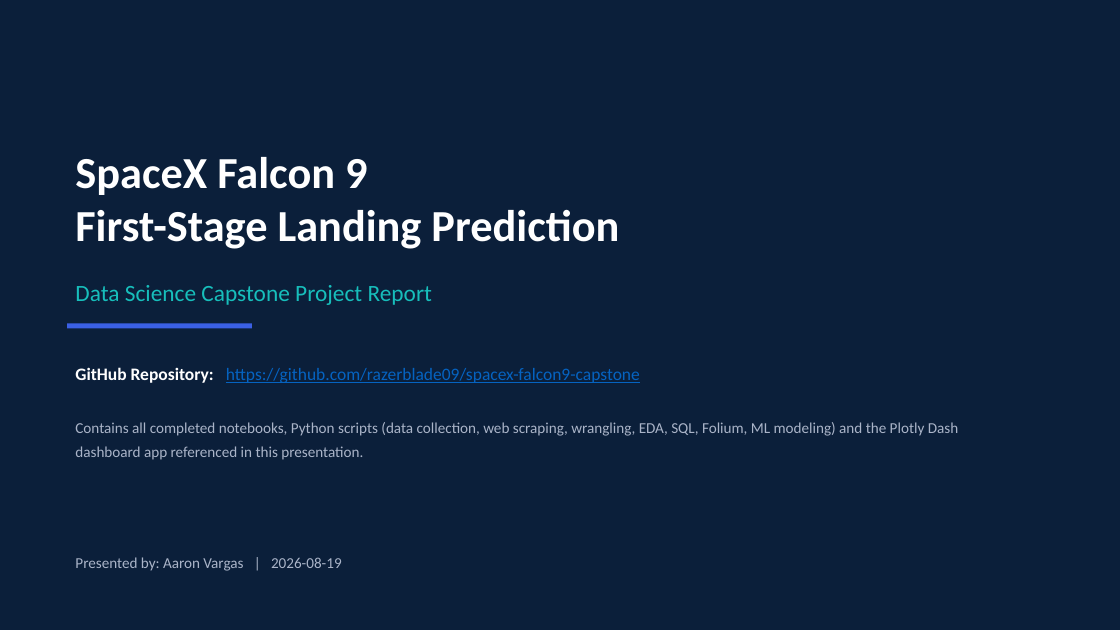
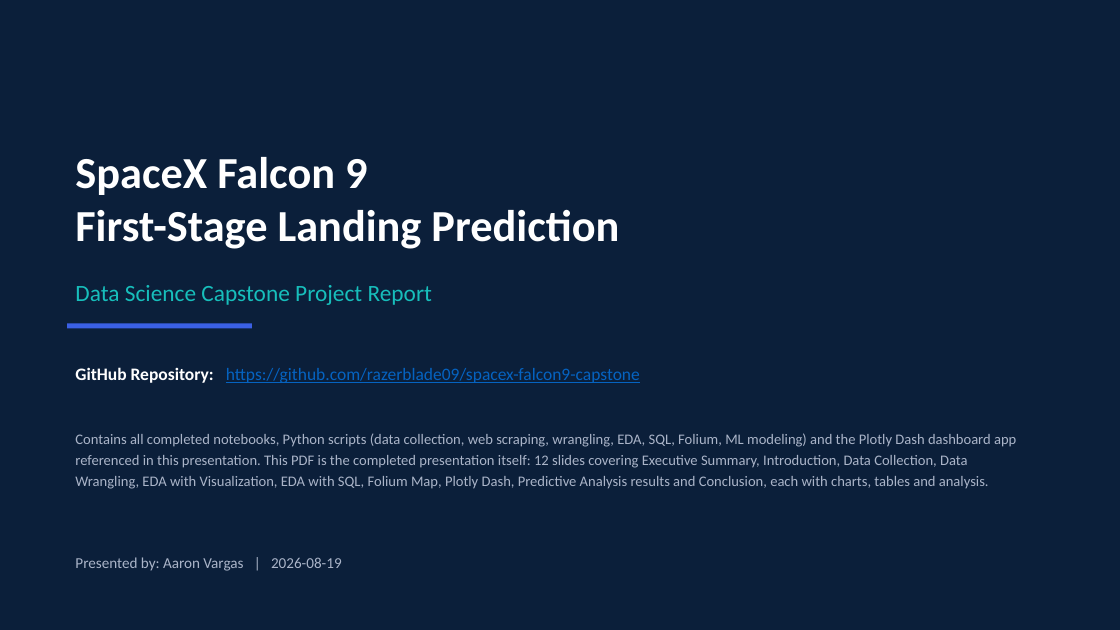
Before and after one commit to razerblade09/spacex-falcon9-capstone, a slide deck: slide 1 of Data_Science_Capstone_Presentation_12.pptx. Drawn at 1120x630 pixels with LibreOffice and Linux fonts; fonts in the diff are those of the drawing. Boxes give left, top, right and bottom in pixels: in the first picture for what was removed or moved away, otherwise in the second. Text is boxed around its words. In the diff, an @@ line names an element or a change of style, - is before the commit and + after.

```diff
--- a/Data_Science_Capstone_Presentation_12.pptx
+++ b/Data_Science_Capstone_Presentation_12.pptx
@@ text at [75,433,1016,489]: text changed; size 13 to 12.5 pt @@
-Contains all completed notebooks, Python scripts (data collection, web scraping, wrangling, EDA, SQL, Folium, ML modeling) and the Plotly Dash dashboard app referenced in this presentation.
+Contains all completed notebooks, Python scripts (data collection, web scraping, wrangling, EDA, SQL, Folium, ML modeling) and the Plotly Dash dashboard app referenced in this presentation. This PDF is the completed presentation itself: 12 slides covering Executive Summary, Introduction, Data Collection, Data Wrangling, EDA with Visualization, EDA with SQL, Folium Map, Plotly Dash, Predictive Analysis results and Conclusion, each with charts, tables and analysis.
```
Also in this commit, not shown: 10 other slides changed, 2 other files.
